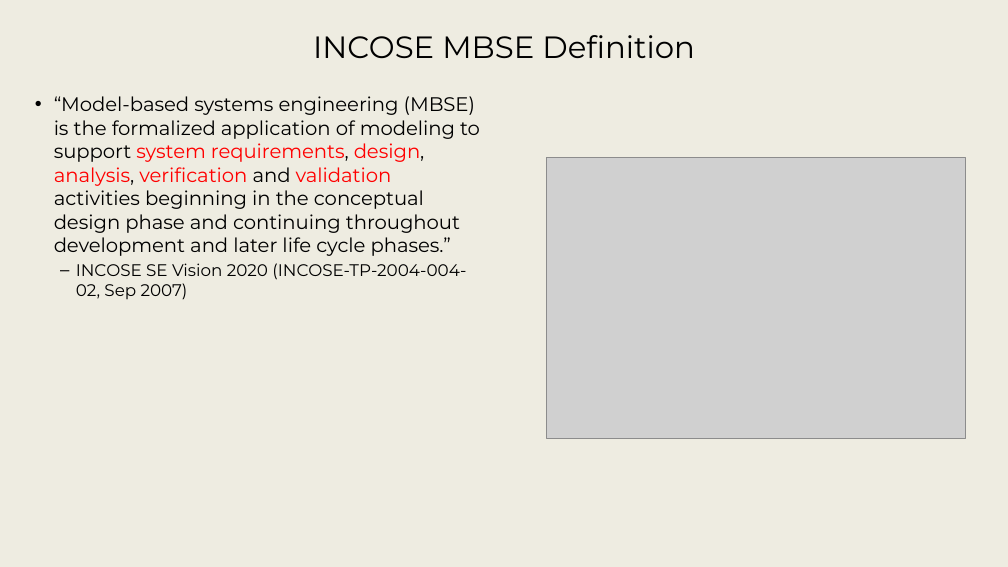
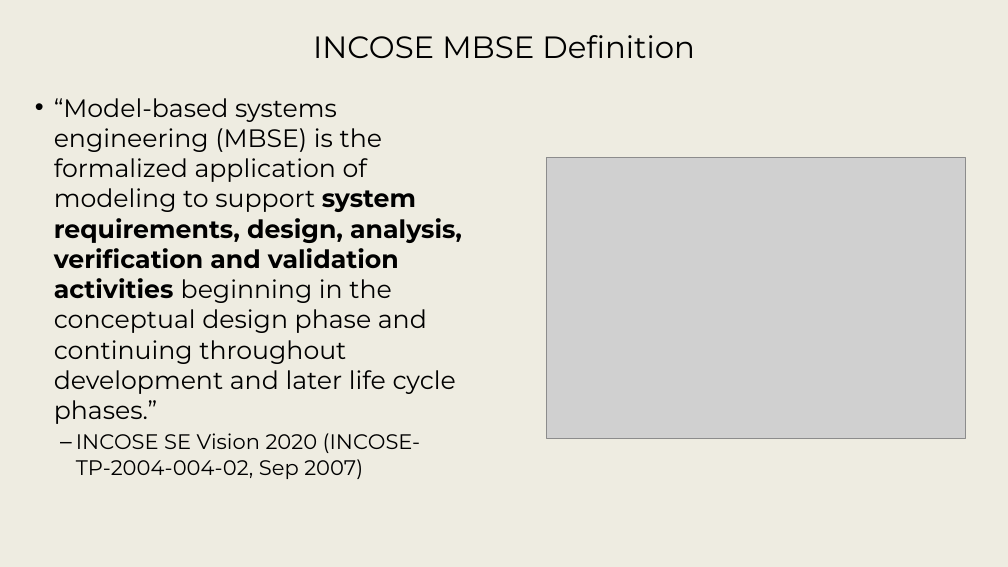
Before and after one commit to srudder16/Lifecycle_Modeling, a slide deck: slide 6 of 2025_WSRC/2026 WSRC Tutorial - 1.pptx. Drawn at 1008x567 pixels with LibreOffice and Linux fonts; fonts in the diff are those of the drawing; grey boxes stand for pictures; background and template pictures are left out. Boxes give left, top, right and bottom in pixels: in the first picture for what was removed or moved away, otherwise in the second. Text is boxed around its words. In the diff, an @@ line names an element or a change of style, - is before the commit and + after.

```diff
--- a/2025_WSRC/2026 WSRC Tutorial - 1.pptx
+++ b/2025_WSRC/2026 WSRC Tutorial - 1.pptx
@@ text "“Model-based systems engineering (MBSE) is ..." at (54, 98, 462, 479): size 18.7 to 24 pt in "“Model-based systems engineering (MBSE) is the formalized ..."; text colour #FF0000 to #000000 in "system requirements, design, analysis, verification validati ..."; bold on in "system requirements, design, analysis, verification and vali ..."; size 16 to 20 pt in "INCOSE SE Vision 2020 (INCOSE-TP-2004-004-02, Sep 2007)"; more space between paragraphs @@
```
Also in this commit, not shown: 5 other slides changed, 6 slides added, 2 other files.
